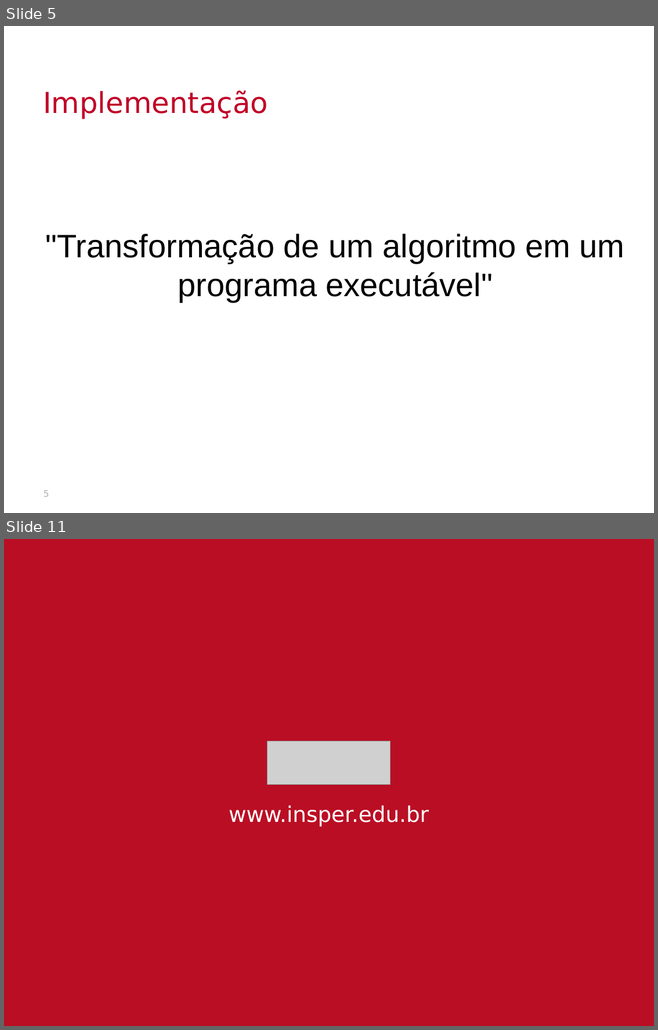
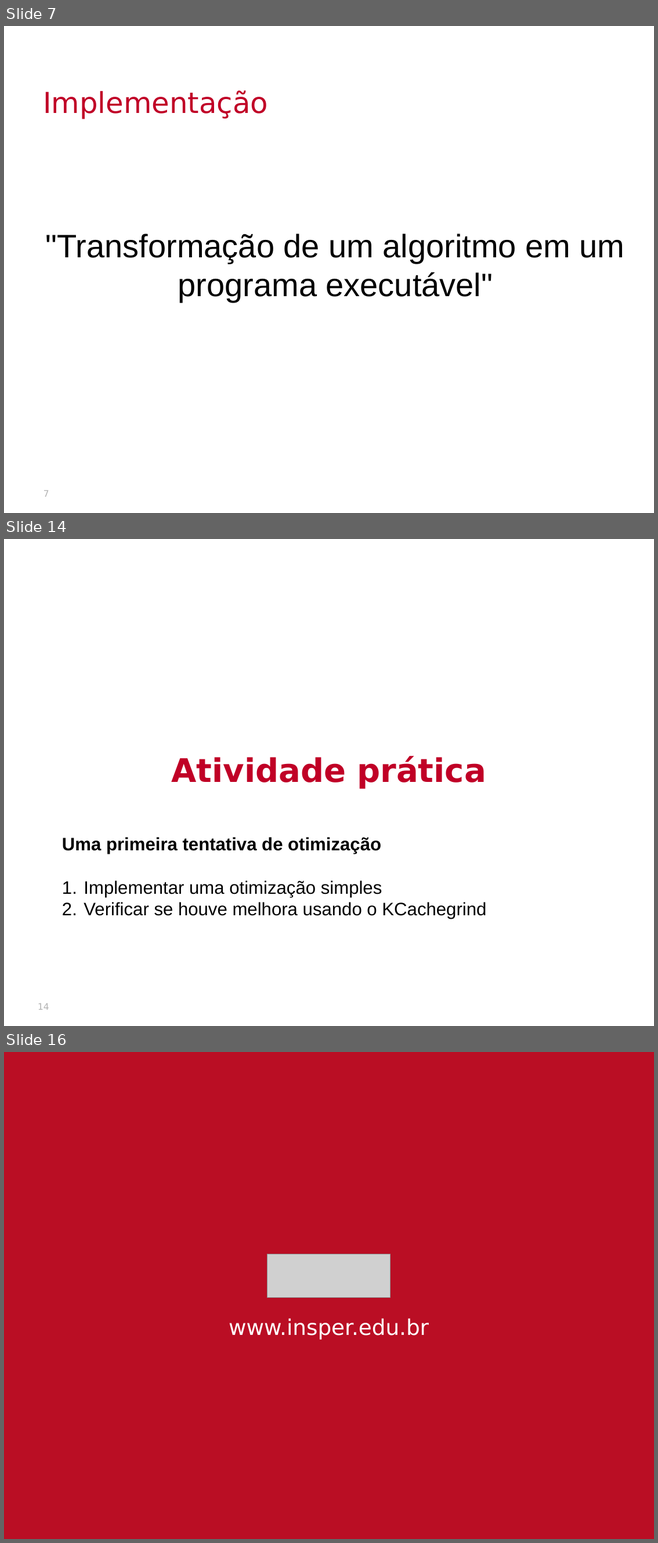
Before and after one commit to thalials/supercomp, a slide deck: aulas/02-desempenho/slides.pptx. Shown one above the other, each under a label of ours: slides 5 and 11 before the commit, slides 7, 14 and 16 after it; the slides between them are not shown. The pictures are 658x1030 and 658x1543 pixels, drawn with LibreOffice and Linux fonts; fonts in the diff are those of the drawing; grey boxes stand for pictures; background and template pictures are left out. Boxes give left, top, right and bottom in pixels: in the first picture for what was removed or moved away, otherwise in the second. Text is boxed around its words. In the diff, an @@ line names an element or a change of style, - is before the commit and + after.

```diff
--- a/aulas/02-desempenho/slides.pptx
+++ b/aulas/02-desempenho/slides.pptx
@@ slide 14 added at (4,539,654,1026), background picture (left out) @@
@@ text added at (172,756,486,788), 36 pt, text #C00026, bold @@
+Atividade prática
@@ text added at (62,837,486,919), 20 pt, text #000000 @@
+Uma primeira tentativa de otimização
+1. Implementar uma otimização simples
+2. Verificar se houve melhora usando o KCachegrind
@@ page number added at (38,1004,49,1010), 10 pt, text #B2B2B2 @@
+14
@@ what was slide 5 is now slide 7 @@
@@ page number at (43,491,49,497): text changed @@
-5
+7
@@ what was slide 11 is now slide 16 @@
```
Also in this commit, not shown: 2 slides changed, 7 other slides added, 3 slides removed, 27 other files.
